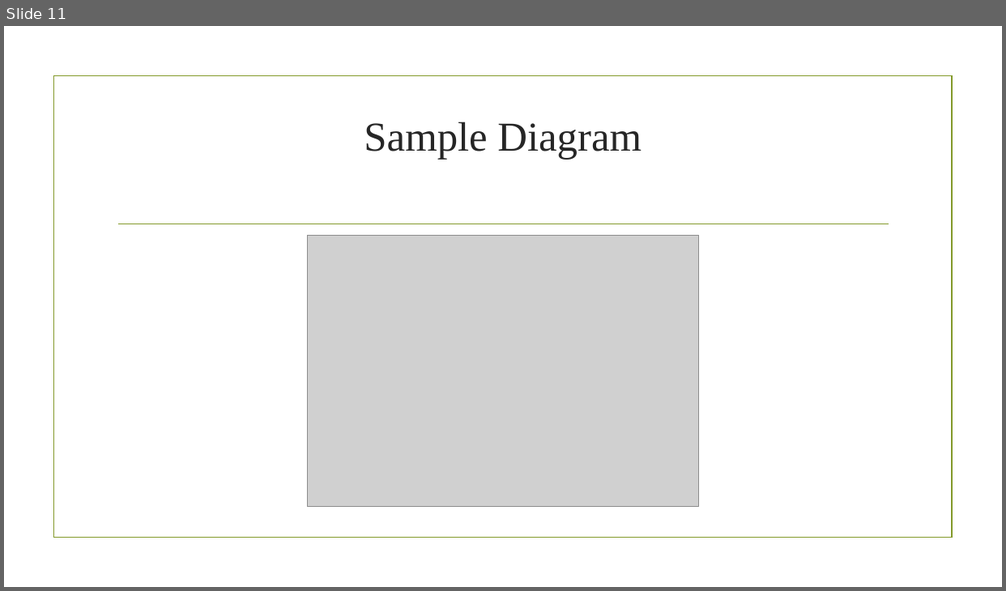
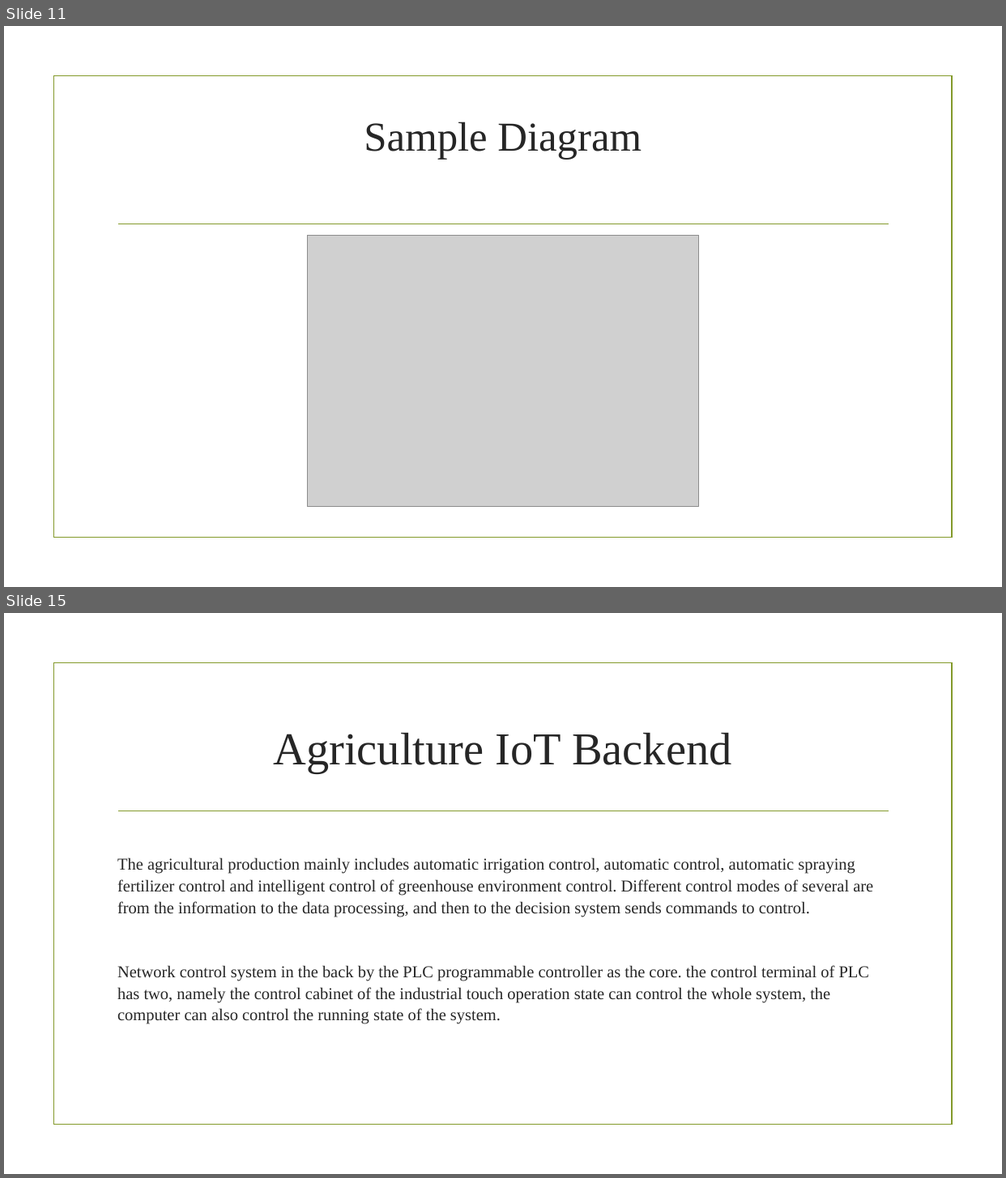
Before and after one commit to aminabyaneh/smart-greenhouse, a slide deck: docs/slides/Smart_Greenhouse_NO1.pptx. Shown one above the other, each under a label of ours: slide 11 before the commit, slides 11 and 15 after it; the slides between them are not shown. The pictures are 1006x591 and 1006x1178 pixels, drawn with LibreOffice and Linux fonts; fonts in the diff are those of the drawing; grey boxes stand for pictures; background and template pictures are left out. Boxes give left, top, right and bottom in pixels: in the first picture for what was removed or moved away, otherwise in the second. Text is boxed around its words. In the diff, an @@ line names an element or a change of style, - is before the commit and + after.

```diff
--- a/docs/slides/Smart_Greenhouse_NO1.pptx
+++ b/docs/slides/Smart_Greenhouse_NO1.pptx
@@ slide 15 added at box(4, 613, 1002, 1174), background picture (left out); not listed: 2 template elements that a slide beside it also shows @@
@@ title added at box(273, 733, 731, 773), 44 pt, text #262626 @@
+Agriculture IoT Backend
@@ text added at box(117, 858, 873, 1024), 16 pt, text #262626 @@
+The agricultural production mainly includes automatic irrigation control, automatic control, automatic spraying fertilizer control and intelligent control of greenhouse environment control. Different control modes of several are from the information to the data processing, and then to the decision system sends commands to control.
+Network control system in the back by the PLC programmable controller as the core. the control terminal of PLC has two, namely the control cabinet of the industrial touch operation state can control the whole system, the computer can also control the running state of the system.
```
Also in this commit, not shown: 10 slides changed, 7 other slides added.
